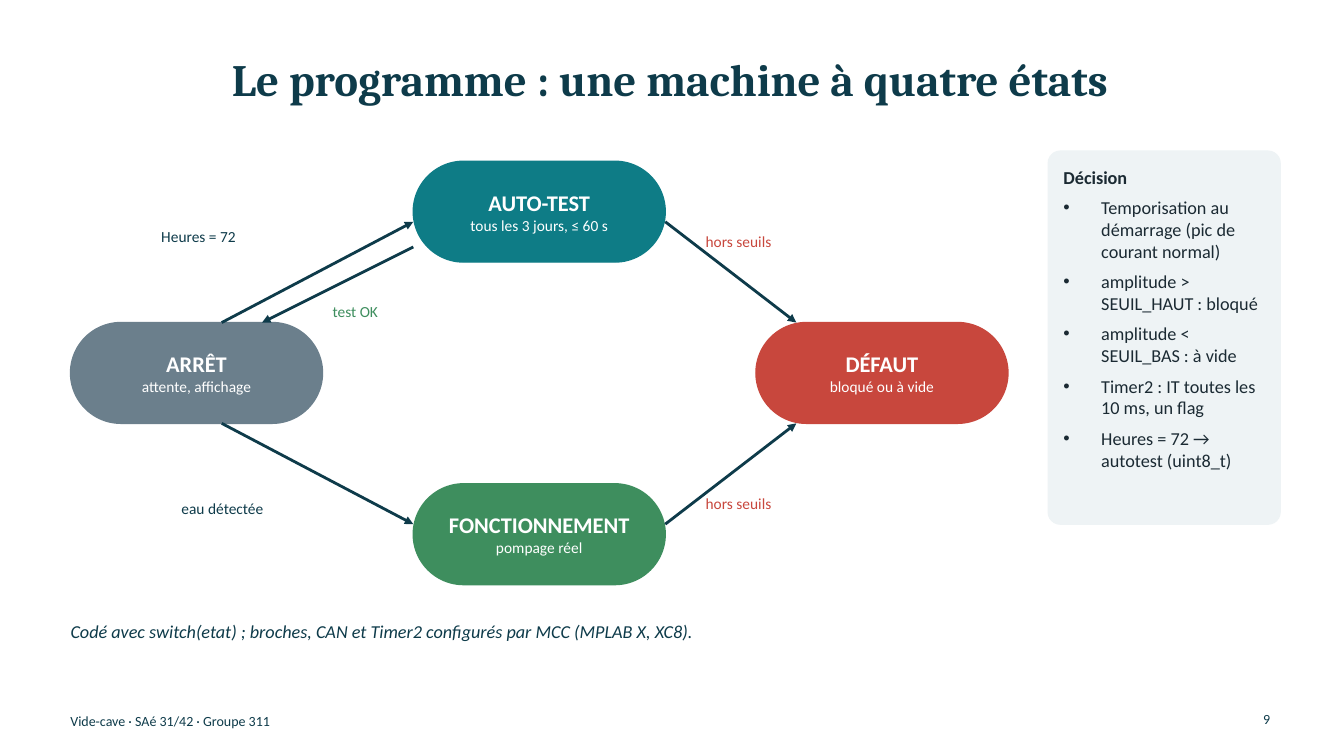
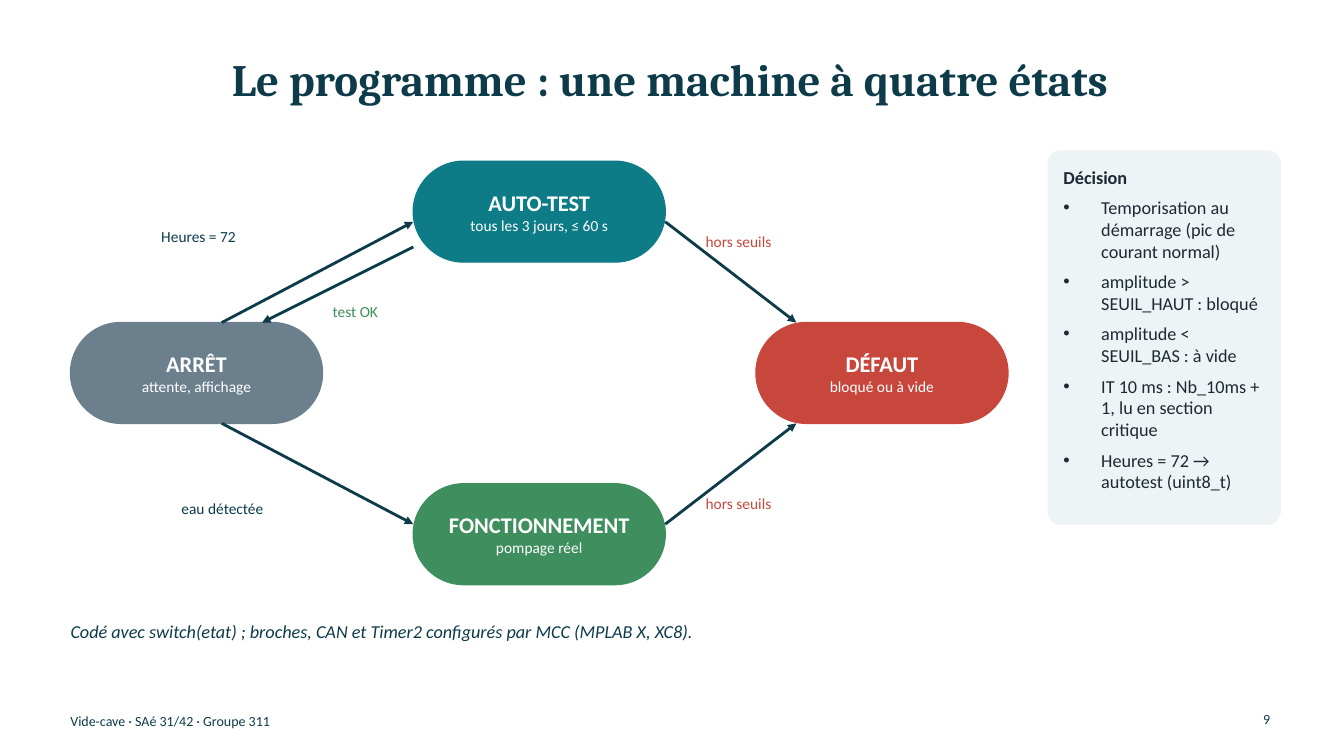
Before and after one commit to glm02/projet-vide-cave, a slide deck: slide 9 of 01_Documents/Presentation/Soutenance_vide-cave.pptx. Drawn at 1344x756 pixels with LibreOffice and Linux fonts; fonts in the diff are those of the drawing. Boxes give left, top, right and bottom in pixels: in the first picture for what was removed or moved away, otherwise in the second. Text is boxed around its words. In the diff, an @@ line names an element or a change of style, - is before the commit and + after.

```diff
--- a/01_Documents/Presentation/Soutenance_vide-cave.pptx
+++ b/01_Documents/Presentation/Soutenance_vide-cave.pptx
@@ text at [1101,380,1246,439]: text changed @@
-• Timer2 : IT toutes les 10 ms, un flag
+• IT 10 ms : Nb_10ms + 1, lu en section critique
```
Also in this commit, not shown: 1 other slide changed, 5 other files.
